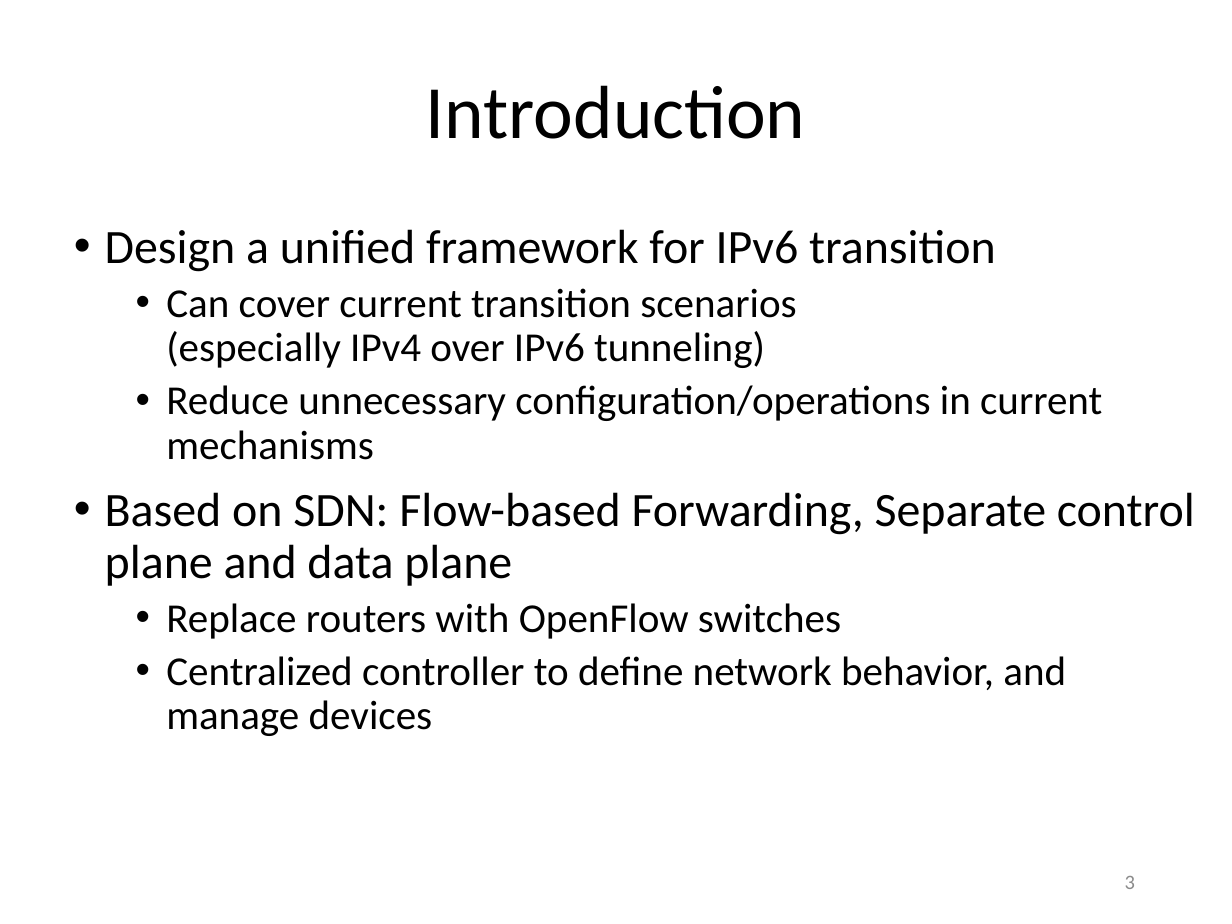
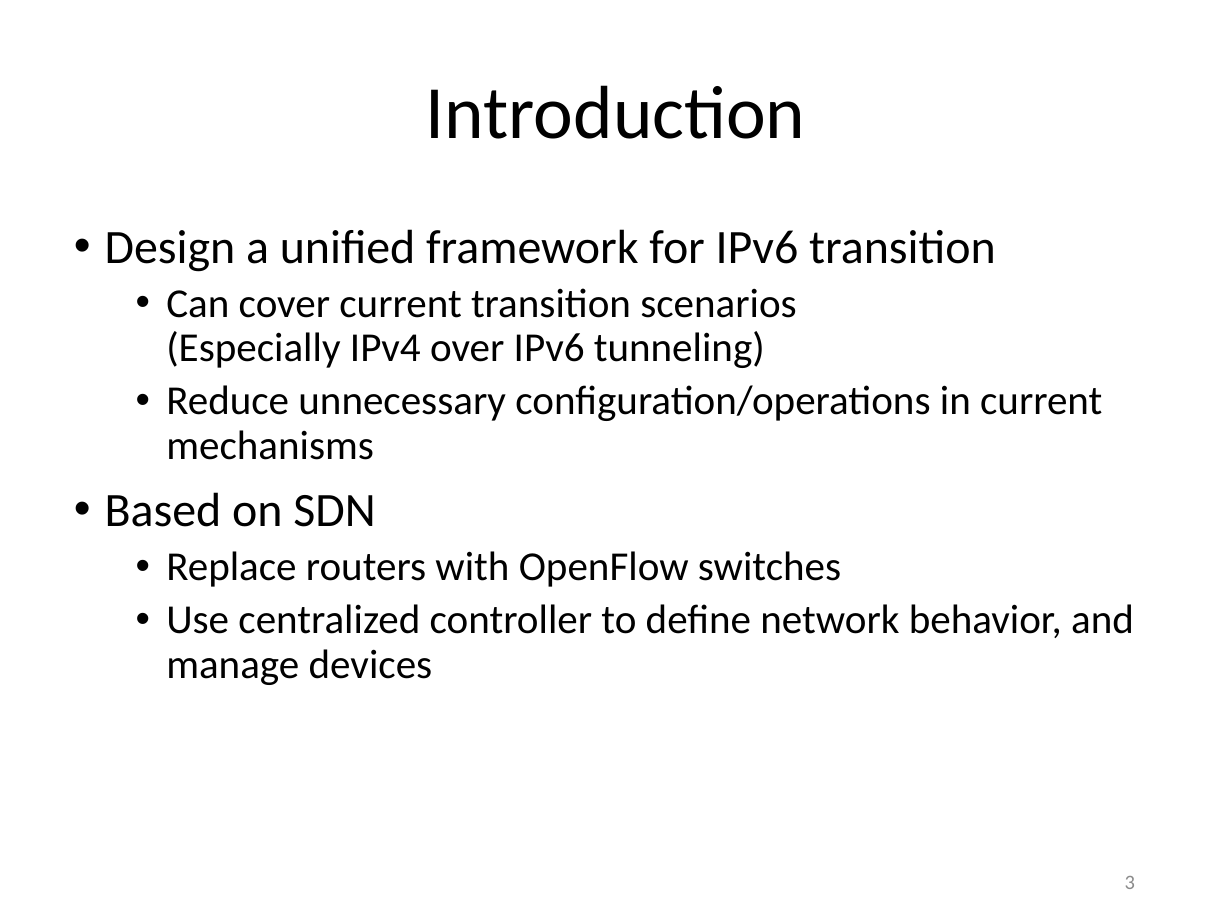
Before and after one commit to gnocuil/draft-sdn, a slide deck: slide 3 of Unified IPv6 Transition Framework With Flow-based Forwarding.pptx. Drawn at 1232x924 pixels with LibreOffice and Linux fonts; fonts in the diff are those of the drawing. Boxes give left, top, right and bottom in pixels: in the first picture for what was removed or moved away, otherwise in the second. Text is boxed around its words. In the diff, an @@ line names an element or a change of style, - is before the commit and + after.

```diff
--- a/Unified IPv6 Transition Framework With Flow-based Forwarding.pptx
+++ b/Unified IPv6 Transition Framework With Flow-based Forwarding.pptx
@@ text at box(166, 288, 796, 368): text changed @@
-  • Can cover current transition scenarios
-    (especially IPv4 over IPv6 tunneling)
+  • Can cover current transition scenarios
+    (Especially IPv4 over IPv6 tunneling)
@@ text at box(105, 492, 375, 527): text changed @@
-• Based on SDN: Flow-based Forwarding, Separate control plane and data plane
+• Based on SDN
@@ text at box(166, 604, 1134, 685): text changed @@
-  • Centralized controller to define network behavior, and manage devices
+  • Use centralized controller to define network behavior, and manage devices
```
Also in this commit, not shown: 5 other slides changed, 5 slides added, 3 slides removed.
